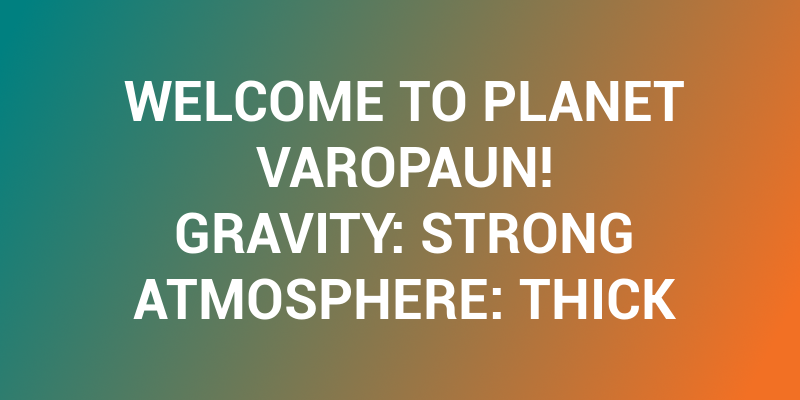
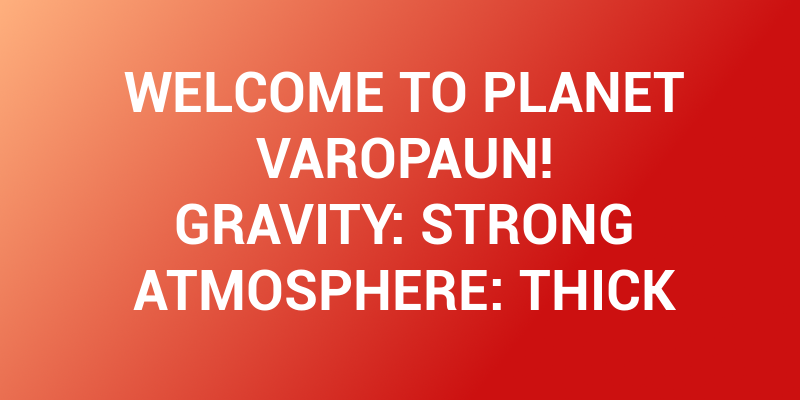
Comparing the layer stacks of the two 800 x 400 images. Changes:
painted on "WELCOME TO PLANET VAROPAUN! ..." over <box>124,71,684,320</box>
painted on "Base" over <box>0,0,800,400</box>
